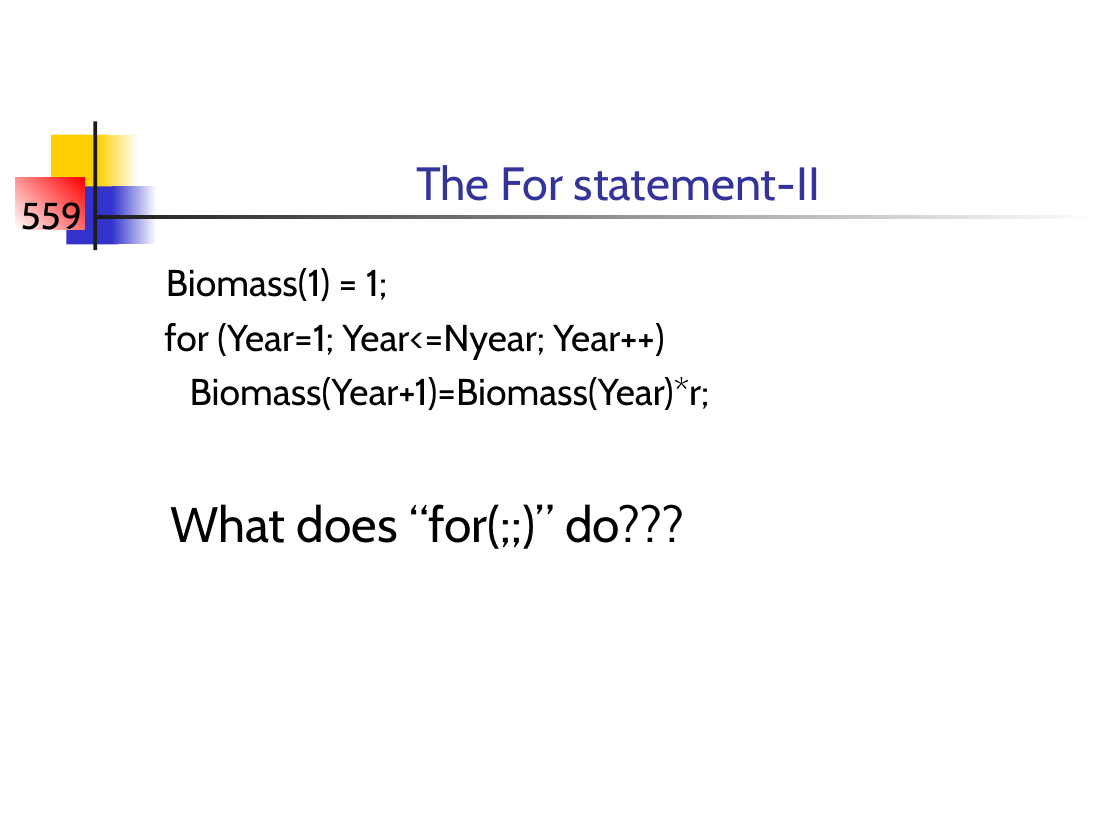
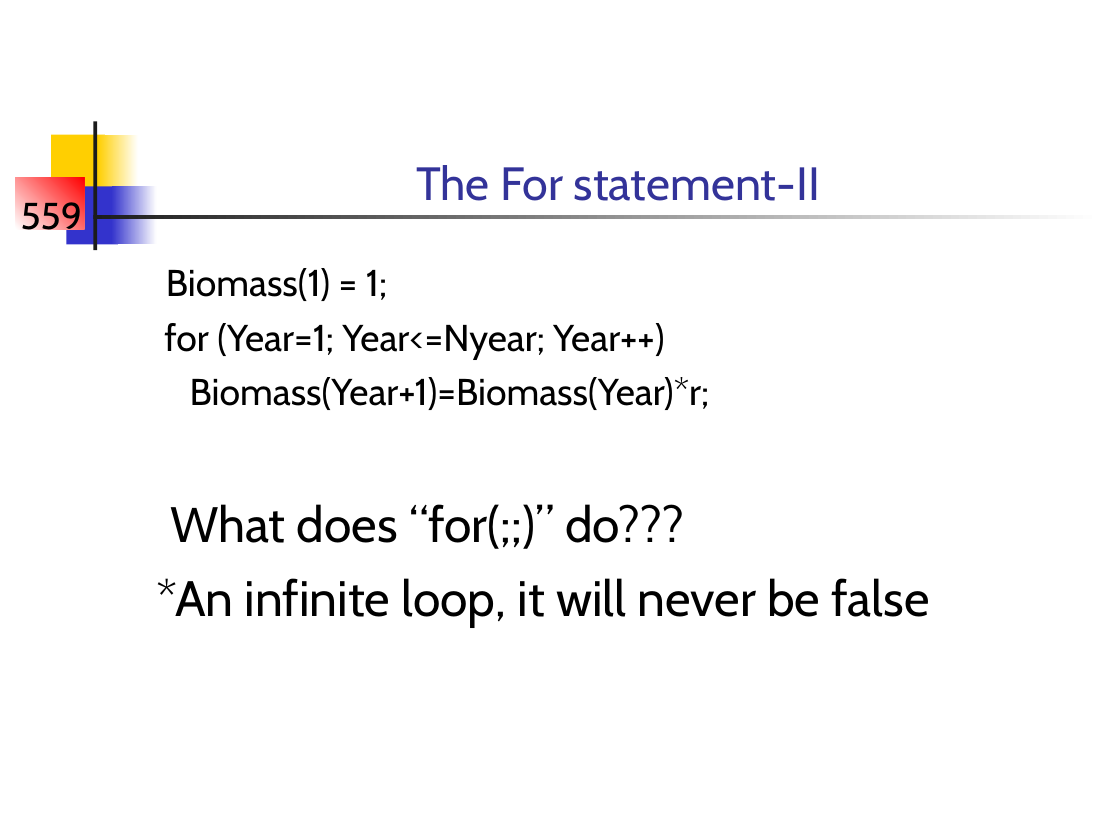
Before and after one commit to briellekwarta19/TMB_workshop, a slide deck: slide 6 of Lectures/LectB.ppt (slide 5 before the commit). Drawn at 1120x840 pixels with LibreOffice and Linux fonts; fonts in the diff are those of the drawing. Boxes give left, top, right and bottom in pixels: in the first picture for what was removed or moved away, otherwise in the second. Text is boxed around its words. In the diff, an @@ line names an element or a change of style, - is before the commit and + after.

```diff
--- a/Lectures/LectB.ppt
+++ b/Lectures/LectB.ppt
@@ text at bbox=[156, 578, 930, 627]: paragraph added @@
+*An infinite loop, it will never be false
```
Also in this commit, not shown: 2 other slides changed, 2 slides added, 39 other files.
